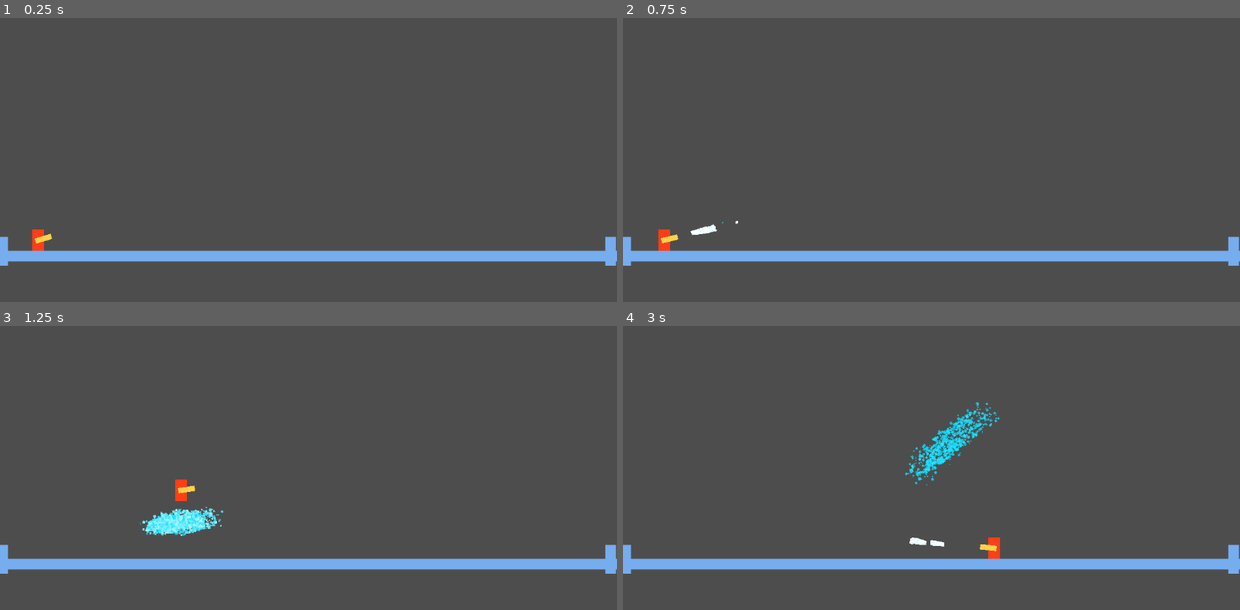
Above: before the commit, frames 1-4 (two rows, left to right).
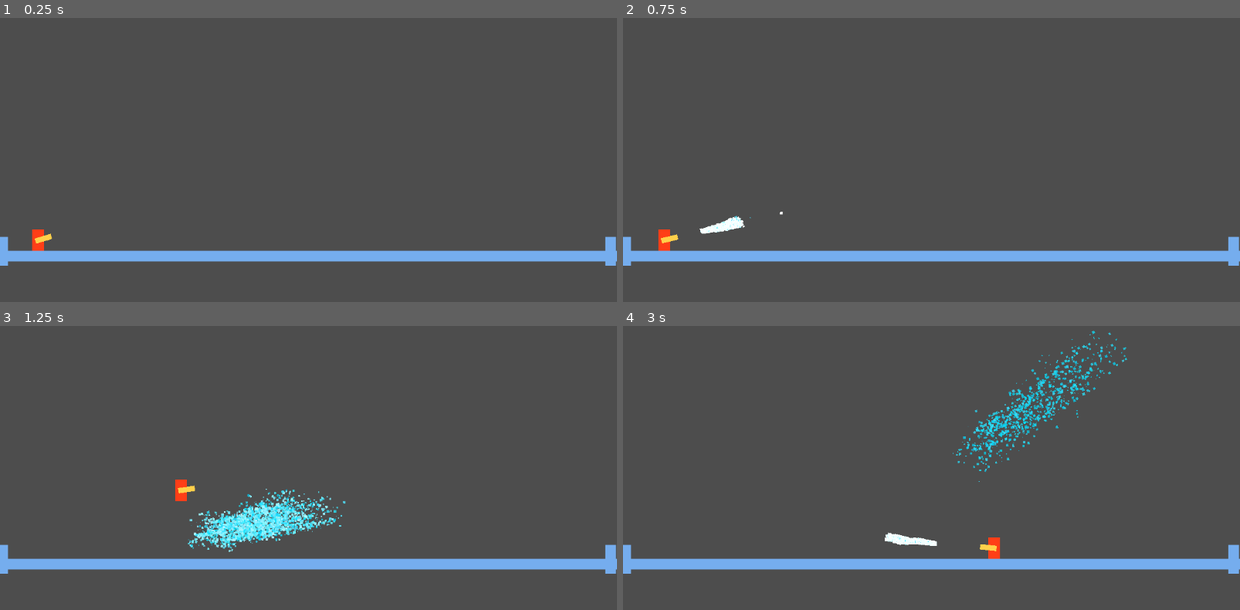
Above: after the commit, the same moments.

Repository: Samanagos/firefighting-game
Game: Godot game, scene res://scenes/Main.tscn
The game is run twice, just before and just after one commit, with the same random seed, the same clock (stepped at 60 frames per second) and the same inputs.
Inputs (mouse positions are in pixels of both pictures, inside the frame that each line leads up to):
- Up to frame 1 (0.25 s): no input
- Up to frame 2 (0.75 s): tap Enter at 0.5 s; move the mouse to (1067, 142) at 0.52 s; hold D (move_right) from 0.53 s (still down); click (1067, 142) at 0.6 s
- Up to frame 3 (1.25 s): keep holding D (move_right); tap Space (move_jump) at 0.77 s
- Up to frame 4 (3 s): move the mouse to (808, 485) at 1.27 s; release D (move_right) at 1.28 s; hold A (move_left) 1.28-2.03 s; click (808, 485) at 1.35 s; tap Space (move_jump) at 1.52 s; move the mouse to (993, 391) at 2.02 s; hold D (move_right) from 2.03 s (still down); click (993, 391) at 2.1 s; move the mouse to (900, 539) at 2.77 s; click (900, 539) at 2.85 s

Frame 1 is identical in both runs. In frame 2, 0.2% of the frame differs, in the area x 10-26%, y 68-77%; in frame 3, 2.9%, in the area x 22-57%, y 57-80%; in frame 4, 2.8%.

Commit message:
Added pressure system and tuned water particles.

Diff:
--- a/scenes/player.tscn
+++ b/scenes/player.tscn
@@ -32,9 +32,9 @@
 direction = Vector3(100000, 0, 0)
 spread = 3.176
 flatness = 0.471
-initial_velocity_min = 364.71
-initial_velocity_max = 499.99
-gravity = Vector3(0, 98, 0)
+initial_velocity_min = 574.37
+initial_velocity_max = 867.99
+gravity = Vector3(0, 300, 0)
 scale_max = 5.0
 color_ramp = SubResource("GradientTexture1D_2xut3")
 hue_variation_min = -0.01
--- a/scripts/WaterParticles.gd
+++ b/scripts/WaterParticles.gd
@@ -1,6 +1,4 @@
 extends GPUParticles2D
 
-
-# Called when the node enters the scene tree for the first time.
 func spray_toggle():
 	amount_ratio = 1
--- a/scripts/player.gd
+++ b/scripts/player.gd
@@ -11,6 +11,8 @@
 const mult = 100
 
 var spraying = false
+var pressure = 100
+var spray_intensity = 1
 
 # Called when the node enters the scene tree for the first time.
 func _ready():
@@ -22,16 +24,23 @@
 	if $GroundLeft.is_colliding() || $GroundRight.is_colliding(): grounded = true
 	else: grounded = false
 
+	#recharge pressure if grounded
+	if pressure < 100 && grounded == true:
+		pressure += 5
+	if pressure > 100:
+		pressure = 100
+
 	movement(delta)
 
 	# Spray stuff
+
 	var mouse_position = get_viewport().get_mouse_position()
 	var spray_direction = (mouse_position - global_position).normalized()
 
 	$HoseNozzle.hose_pointing(spray_direction)
 	if Input.is_action_just_pressed("spray"):
 		spraying = true
-		$HoseNozzle/WaterParticles.amount_ratio = 1
+		$HoseNozzle/WaterParticles.amount_ratio = spray_intensity
 	elif Input.is_action_just_released("spray"):
 		spraying = false
 		$HoseNozzle/WaterParticles.amount_ratio = 0
@@ -67,5 +76,10 @@
 
 
 func hose_spray(delta: float, spray_direction):
-	apply_central_impulse(-spray_direction * spray_power * mult * delta)
-	$HoseNozzle/WaterParticles.spray_toggle()
+	if pressure > 0:
+		apply_central_impulse(-spray_direction * spray_power * mult * delta)
+		$HoseNozzle/WaterParticles.spray_toggle()
+		pressure -= 1
+		spray_intensity = pressure / 100
+		if pressure < 0:
+			pressure = 0
